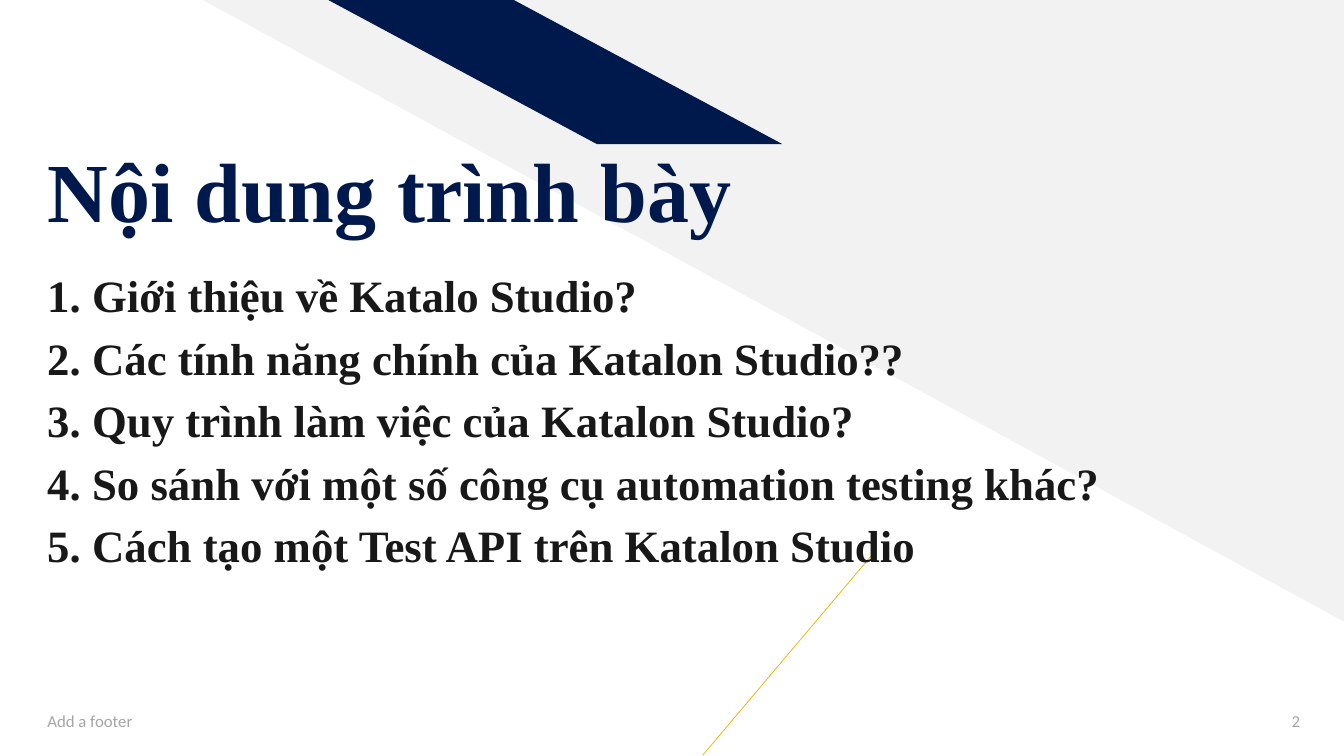
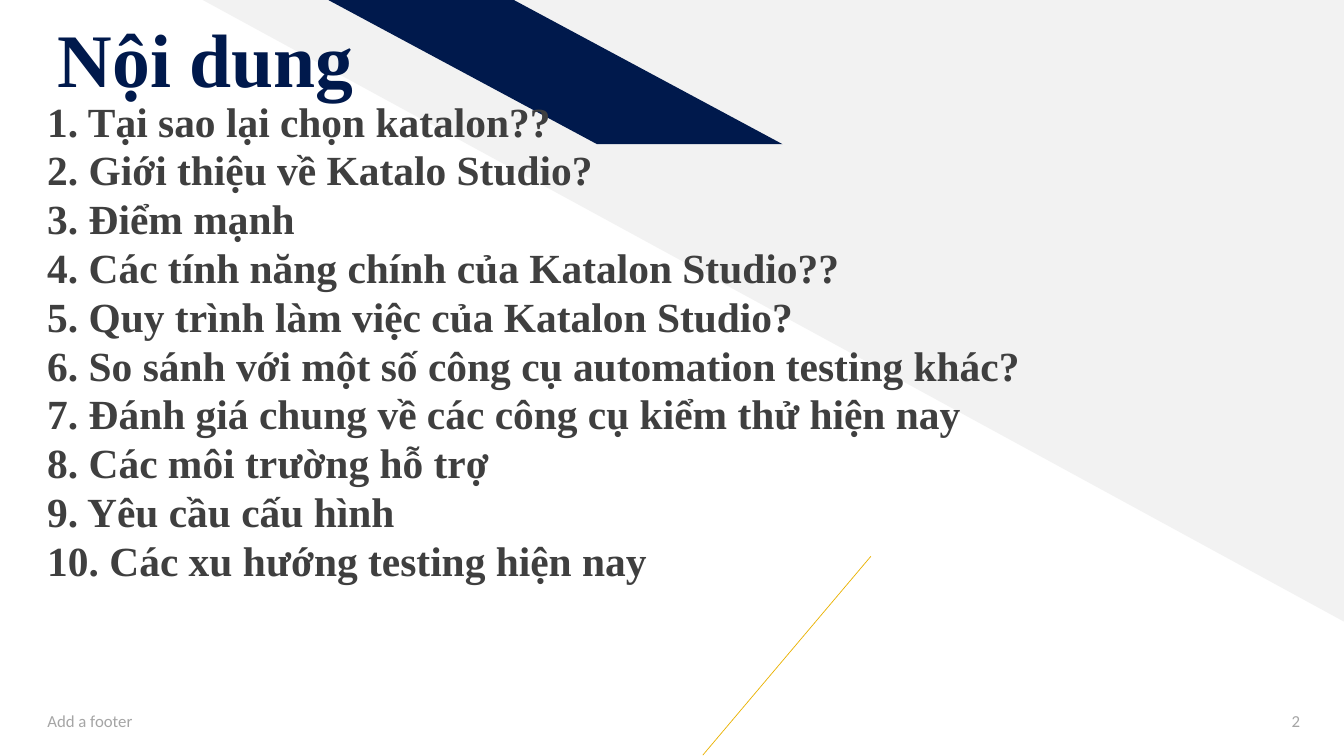
Before and after one commit to 0902535050/software_testing, a slide deck: slide 2 of Katalon-Studio-Testing API.pptx. Drawn at 1344x756 pixels with LibreOffice and Linux fonts; fonts in the diff are those of the drawing. Boxes give left, top, right and bottom in pixels: in the first picture for what was removed or moved away, otherwise in the second. Text is boxed around its words. In the diff, an @@ line names an element or a change of style, - is before the commit and + after.

Commit message:
update slide

```diff
--- a/Katalon-Studio-Testing API.pptx
+++ b/Katalon-Studio-Testing API.pptx
@@ title at [58,33,354,103]: text changed; size 60 to 54 pt @@
-Nội dung trình bày
+Nội dung
@@ text at [47,104,1020,584]: text changed; size 32 to 29.6 pt; text colour #181818 to #3F3F3F @@
-1. Giới thiệu về Katalo Studio?
-2. Các tính năng chính của Katalon Studio??
-3. Quy trình làm việc của Katalon Studio?
-4. So sánh với một số công cụ automation testing khác?
-5. Cách tạo một Test API trên Katalon Studio
+1. Tại sao lại chọn katalon??
+2. Giới thiệu về Katalo Studio?
+3. Điểm mạnh
+4. Các tính năng chính của Katalon Studio??
+5. Quy trình làm việc của Katalon Studio?
+6. So sánh với một số công cụ automation testing khác?
+7. Đánh giá chung về các công cụ kiểm thử hiện nay
+8. Các môi trường hỗ trợ
+9. Yêu cầu cấu hình
+10. Các xu hướng testing hiện nay
```
Also in this commit, not shown: 6 other slides changed, 7 slides added, 7 slides removed.
